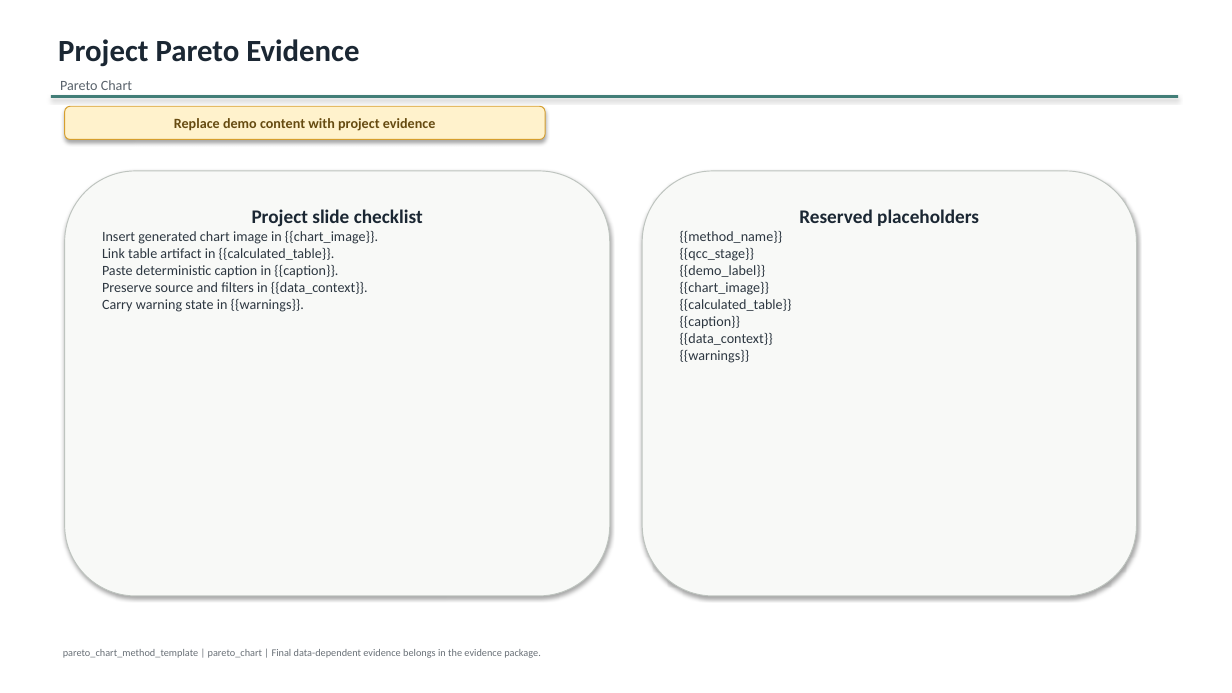
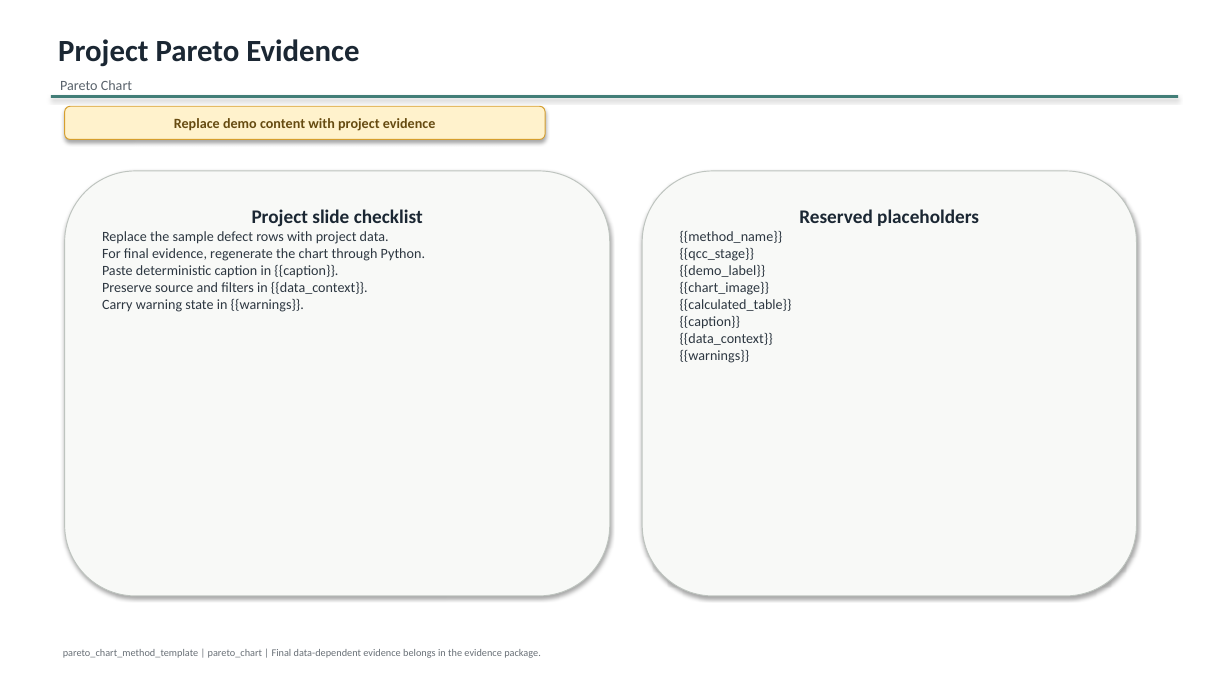
Before and after one commit to xiongxianfei/qcc-toolkit, a slide deck: slide 4 of templates/ppt/methods/pareto-chart-template.pptx (slide 3 before the commit). Drawn at 1232x693 pixels with LibreOffice and Linux fonts; fonts in the diff are those of the drawing. Boxes give left, top, right and bottom in pixels: in the first picture for what was removed or moved away, otherwise in the second. Text is boxed around its words. In the diff, an @@ line names an element or a change of style, - is before the commit and + after.

Commit message:
Make QCC PPT templates data-editable
Add data-entry slides, editable sample tables, and a Pareto chart data surface so users can adapt templates primarily by replacing data. Refresh PPTX asset tests and validation evidence.

```diff
--- a/templates/ppt/methods/pareto-chart-template.pptx
+++ b/templates/ppt/methods/pareto-chart-template.pptx
@@ text in rounded rectangle at [102, 231, 425, 261]: text changed @@
-Insert generated chart image in {{chart_image}}.
-Link table artifact in {{calculated_table}}.
+Replace the sample defect rows with project data.
+For final evidence, regenerate the chart through Python.
```
Also in this commit, not shown: 1 other slide changed, 1 slide added, 15 other files.
